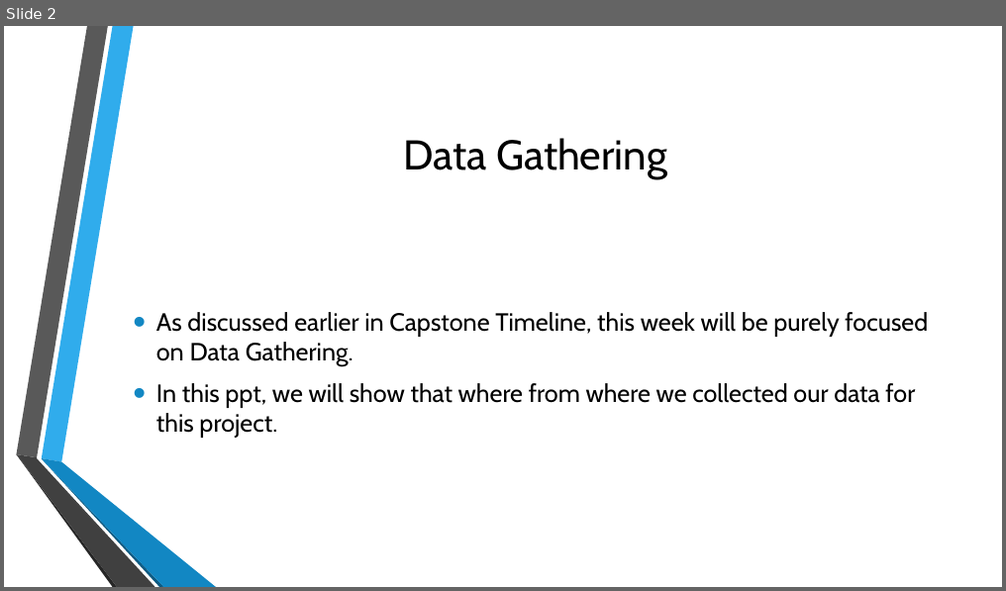
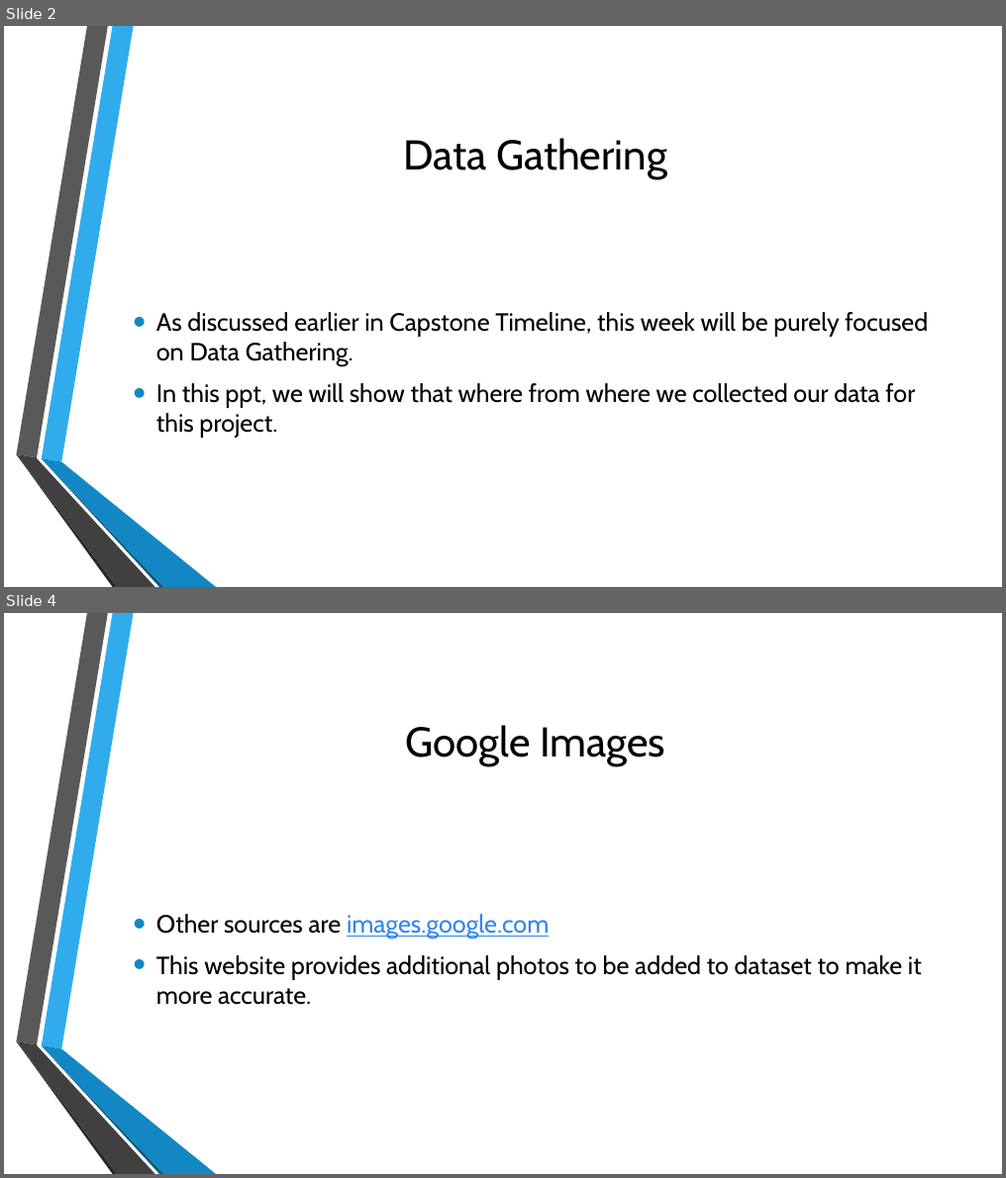
Before and after one commit to akashpapnai/Capstone-project, a slide deck: ppts/week 1.pptx. Shown one above the other, each under a label of ours: slide 2 before the commit, slides 2 and 4 after it; the slides between them are not shown. The pictures are 1006x591 and 1006x1178 pixels, drawn with LibreOffice and Linux fonts; fonts in the diff are those of the drawing; background and template pictures are left out. Boxes give left, top, right and bottom in pixels: in the first picture for what was removed or moved away, otherwise in the second. Text is boxed around its words. In the diff, an @@ line names an element or a change of style, - is before the commit and + after.

```diff
--- a/ppts/week 1.pptx
+++ b/ppts/week 1.pptx
@@ slide 4 added at [4,613,1002,1174], background picture (left out); not listed: 6 template elements that a slide beside it also shows @@
@@ title added at [406,725,665,766], 40 pt, text #000000 @@
+Google Images
@@ text added at [156,914,922,1005], 24 pt, text #000000 @@
+• Other sources are images.google.com
+• This website provides additional photos to be added to dataset to make it more accurate.
```
Also in this commit, not shown: 1 other slide added.
